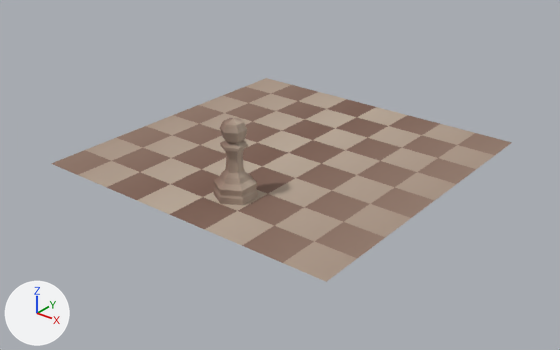
A saved change to the OBJ model assets/models/scene.obj.
Rendered twice from a 50 mm camera at (10.65, -13.63, 7.77) aimed at (0.23, -0.61, -0.3). Arrows for +X, +Y and +Z are at lower left; the lights stay in place. Where no turn or scale is listed for an object, it has been applied to the vertices. Vertices at the same position are counted once.

In view in the first picture: 'Board', 'Pawn'.
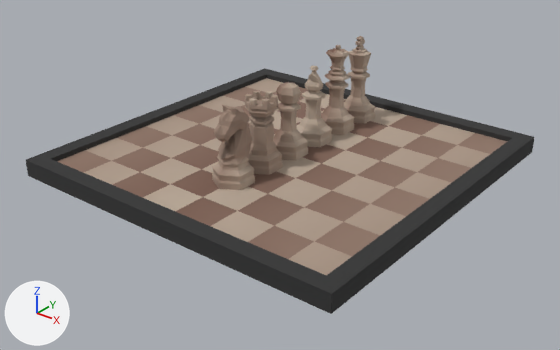
Pixel boxes [x1, y1, x2, y2] of what changed, in the pictures (560 x 350 px):
'Base', added (black): after [26, 68, 534, 314]
'Pawn', reshaped: before [213, 118, 258, 205]; after [274, 82, 308, 161]
'Knight_Base_Curve', added (brown): after [212, 105, 255, 190]
    faces in mat_material_025 (picture img_chess_board_png): [214, 105, 252, 165]
    faces in mat_material_023 (picture img_chess_board_png): [212, 151, 255, 190]
'Rook', added (brown): after [245, 91, 283, 175]
'Queen', added (brown): after [321, 45, 354, 135]
'King', added (brown): after [344, 36, 375, 124]
'Bishop', added (brown): after [296, 65, 332, 147]

Patch to the scene script:
```diff
--- a/assets/models/scene.obj.py
+++ b/assets/models/scene.obj.py
@@ me_pawn @@
 me_pawn.from_pydata(...)  # 92 vertices, 174 faces; spans x 0.08..0.92, y -2.99..-2.01, z 0.0..1.8
-me_pawn.materials.append(mat_material_001)  # picture img_chess_board_png
+# me_pawn part 1: the loose piece of 91 vertices spanning x 0.08..0.92, y -2.99..-2.01, z 0.0..1.8 is moved by (-0.5, 2.5, 0.0), in mat_material_004 (picture img_chess_board_png)
+me_pawn.materials.append(mat_material_004)  # picture img_chess_board_png
@@ ob_rook @@
+ob_rook = bpy.data.objects.new('Rook', me_rook)  # 438 vertices, 872 faces; spans x -0.42..0.42, y -1.49..-0.51, z 0.0..1.76; in mat_material_017 (picture img_chess_board_png)
+ob_rook.location = (0.0, 0.0, 0.0)
@@ ob_queen @@
+ob_queen = bpy.data.objects.new('Queen', me_queen)  # 176 vertices, 348 faces; spans x -0.42..0.42, y 1.51..2.49, z 0.0..2.24; in mat_material_013 (picture img_chess_board_png)
+ob_queen.location = (0.0, 0.0, 0.0)
@@ ob_knight_base_curve @@
+ob_knight_base_curve = bpy.data.objects.new('Knight_Base_Curve', me_knight_base_curve)  # 120 vertices, 253 faces; spans x -0.42..0.42, y -2.49..-1.51, z 0.0..1.82; in mat_material_023 (picture img_chess_board_png), mat_material_025 (picture img_chess_board_png)
+ob_knight_base_curve.location = (0.0, 0.0, 0.0)
@@ ob_king @@
+ob_king = bpy.data.objects.new('King', me_king)  # 210 vertices, 416 faces; spans x -0.42..0.42, y 2.51..3.49, z 0.0..2.23; in mat_material_005 (picture img_chess_board_png)
+ob_king.location = (0.0, 0.0, 0.0)
@@ ob_bishop @@
+ob_bishop = bpy.data.objects.new('Bishop', me_bishop)  # 128 vertices, 252 faces; spans x -0.42..0.42, y 0.51..1.49, z 0.0..1.96; in mat_material_011 (picture img_chess_board_png)
+ob_bishop.location = (0.0, 0.0, 0.0)
@@ ob_base @@
+ob_base = bpy.data.objects.new('Base', me_base)  # 16 vertices, 28 faces; spans x -4.4..4.4, y -4.4..4.4, z -0.29..0.13; in mat_material (black #343434)
+ob_base.location = (0.0, 0.0, 0.0)
```
